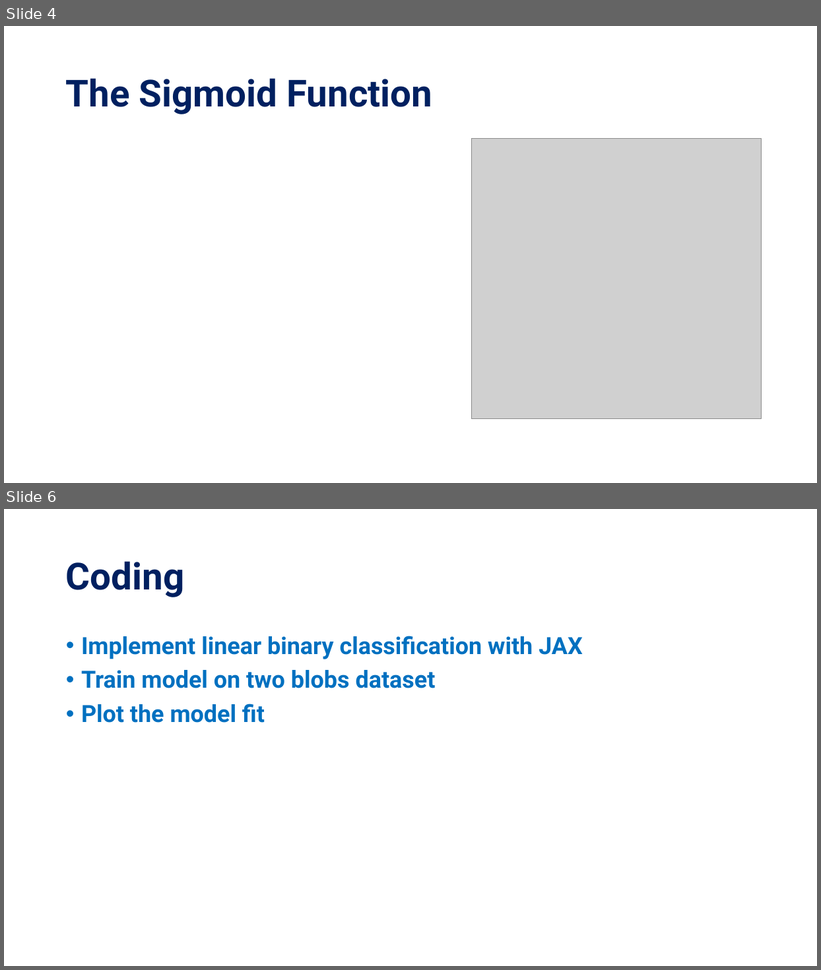
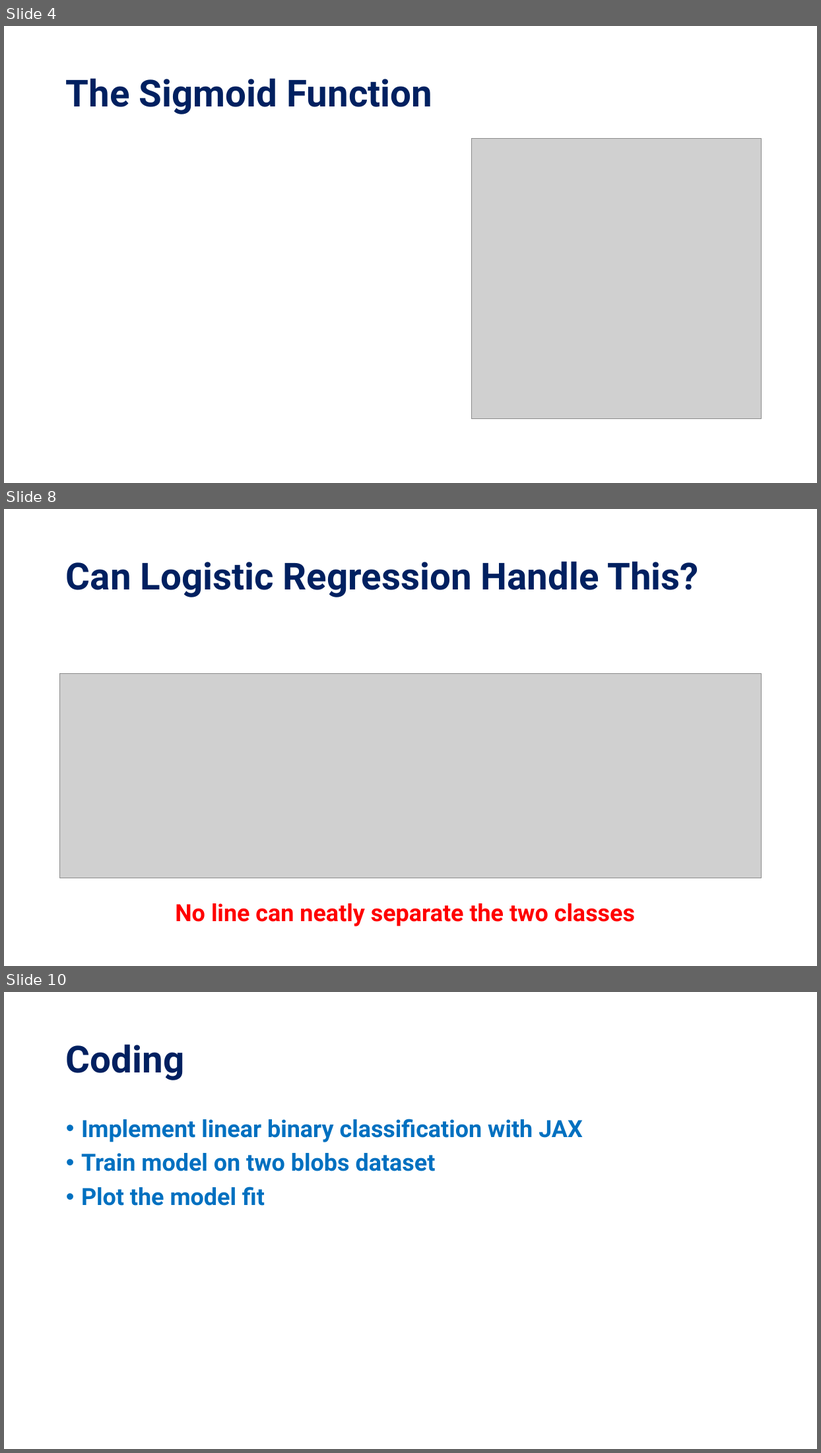
Before and after one commit to KISRDevelopment/python-ml-2025, a slide deck: slides/block9.pptx. Shown one above the other, each under a label of ours: slides 4 and 6 before the commit, slides 4, 8 and 10 after it; the slides between them are not shown. The pictures are 821x970 and 821x1453 pixels, drawn with LibreOffice and Linux fonts; fonts in the diff are those of the drawing; grey boxes stand for pictures. Boxes give left, top, right and bottom in pixels: in the first picture for what was removed or moved away, otherwise in the second. Text is boxed around its words. In the diff, an @@ line names an element or a change of style, - is before the commit and + after.

```diff
--- a/slides/block9.pptx
+++ b/slides/block9.pptx
@@ slide 8 added at [4, 509, 817, 966], background #FFFFFF @@
@@ title added at [66, 561, 699, 597], 44 pt, text #002060, bold @@
+Can Logistic Regression Handle This?
@@ picture added at [60, 674, 762, 878] @@
@@ text added at [175, 904, 635, 927], 28 pt, text #FF0000, bold @@
+No line can neatly separate the two classes
@@ what was slide 6 is now slide 10 @@
```
Also in this commit, not shown: 3 other slides added, 2 other files.
